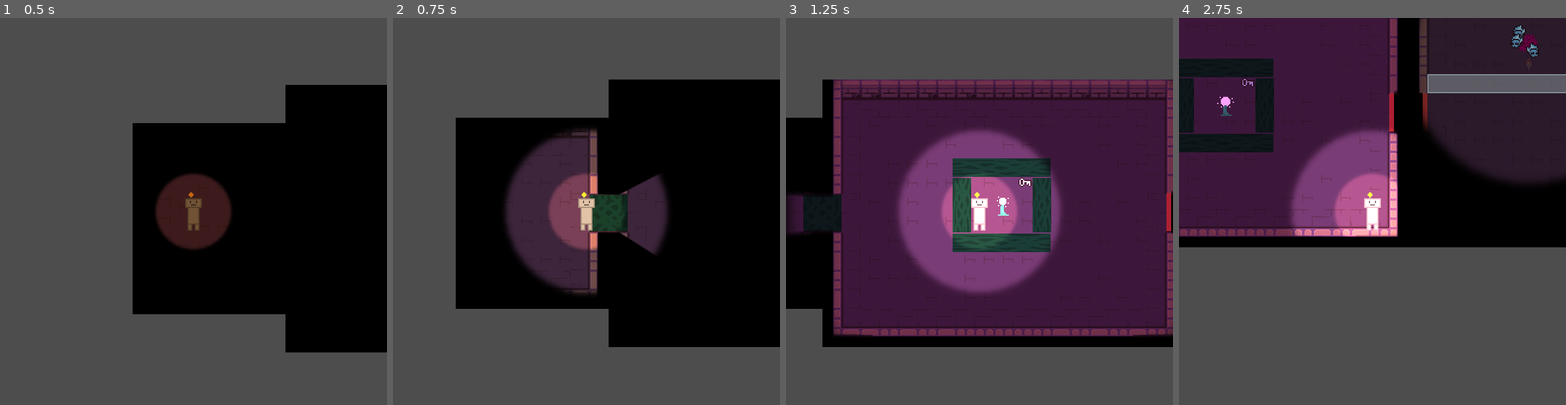
Above: before the commit, frames 1-4 (left to right).
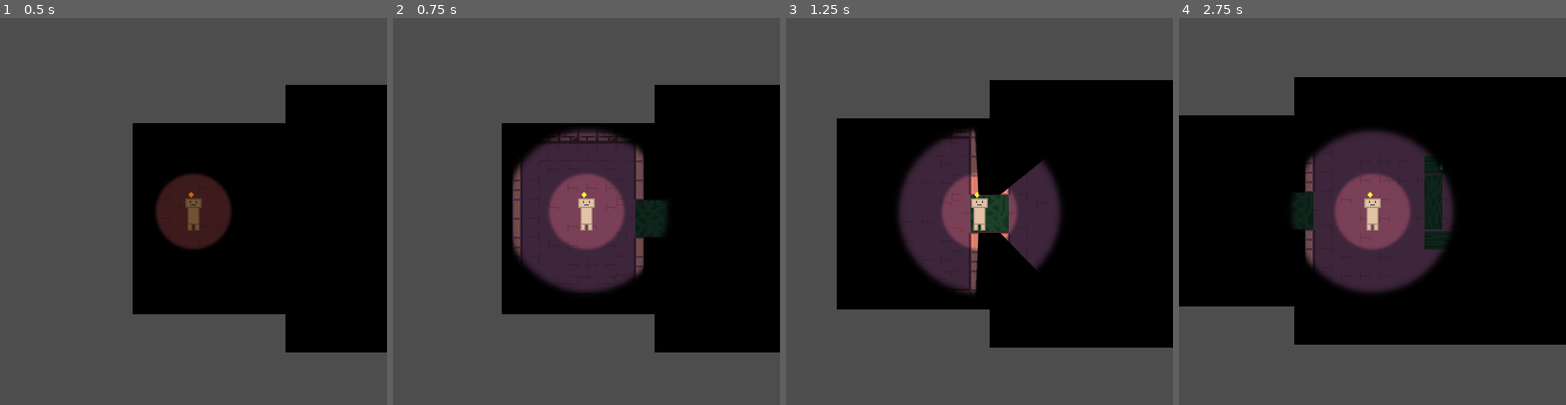
Above: after the commit, the same moments.

Repository: CookieCherith0969/GDM-Assignment-4
Game: Godot game, scene res://Scenes/Levels/Tutorial.tscn
The game is run twice, just before and just after one commit, with the same random seed, the same clock (stepped at 60 frames per second) and the same inputs.
Inputs (mouse positions are in pixels of both pictures, inside the frame that each line leads up to):
- Up to frame 1 (0.5 s): no input
- Up to frame 2 (0.75 s): tap Enter at 0.5 s; move the mouse to (671, 192) at 0.52 s; hold D (Right) from 0.53 s (still down); hold Space (Light) from 0.53 s (still down)
- Up to frame 3 (1.25 s): keep holding D (Right); keep holding Space (Light)
- Up to frame 4 (2.75 s): move the mouse to (1295, 230) at 1.27 s; release D (Right) at 1.28 s; release Space (Light) at 1.28 s; hold S (Down) 1.28-2.03 s; tap Space (Light) at 1.35 s; move the mouse to (1411, 126) at 2.02 s; hold D (Right) from 2.03 s (still down); hold Space (Light) from 2.03 s (still down)

Frame 1 is identical in both runs. In frame 2, 16% of the frame differs, in the area x 16-100%, y 15-87%; in frame 3, 66%; in frame 4, 73%, in the area x 0-100%, y 0-85%.

Commit message:
Enemy and Player speed rebalance

Diff:
--- a/Scripts/Player.gd
+++ b/Scripts/Player.gd
@@ -1,7 +1,7 @@
 class_name Player
 extends CharacterBody2D
 
-const SPEED = 300.0
+const SPEED = 100.0
 const JUMP_VELOCITY = -400.0
 
 @onready
--- a/Scripts/enemy.gd
+++ b/Scripts/enemy.gd
@@ -1,6 +1,6 @@
 extends CharacterBody2D
 
-var speed = 50 # Enemy speed -R
+var speed = 110 # Enemy speed -R
 var player_in_range = false # If enemy is chasing player -R
 var player = null # Player object -R
 var lighters : Array = []
